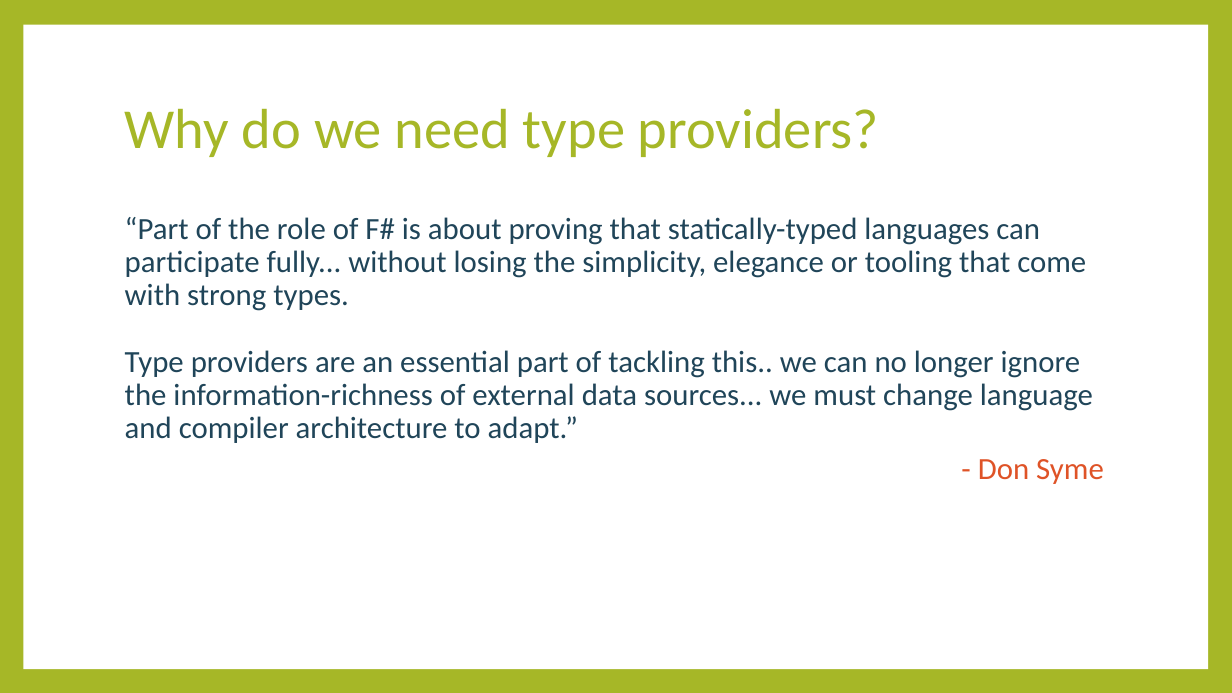
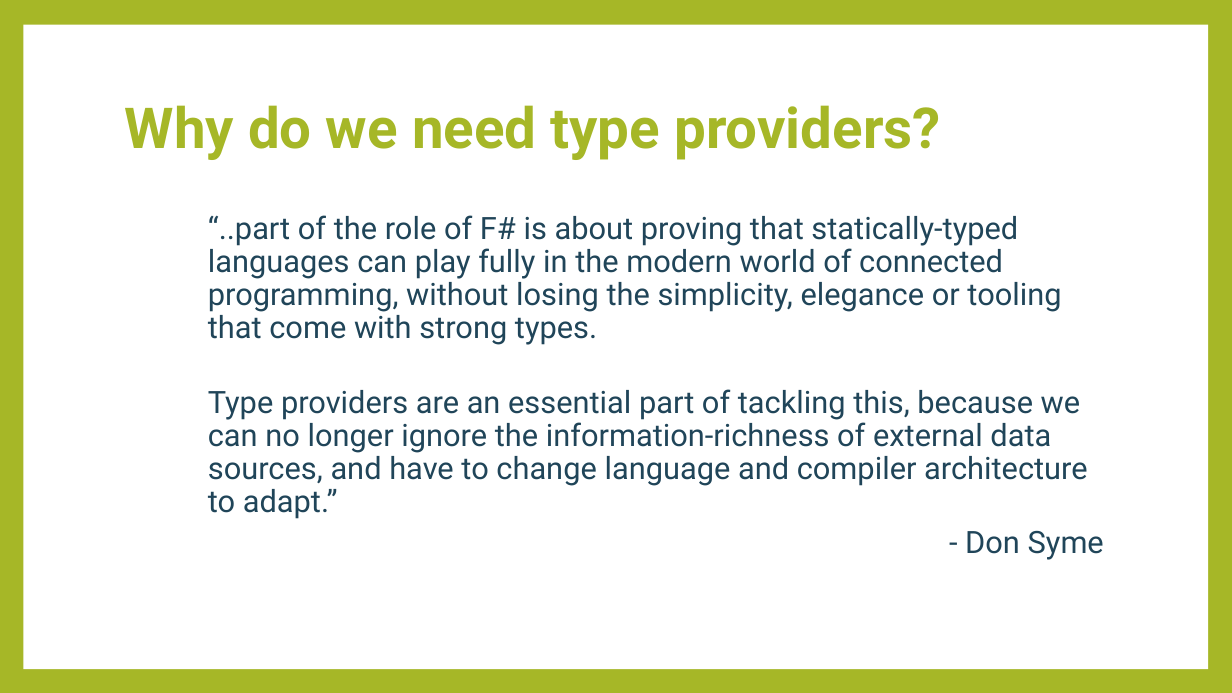
Before and after one commit to rachelblasucci/Current-Talks, a slide deck: slide 3 of Type Providers/Type Providers.pptx. Drawn at 1232x693 pixels with LibreOffice and Linux fonts; fonts in the diff are those of the drawing. Boxes give left, top, right and bottom in pixels: in the first picture for what was removed or moved away, otherwise in the second. Text is boxed around its words. In the diff, an @@ line names an element or a change of style, - is before the commit and + after.

```diff
--- a/Type Providers/Type Providers.pptx
+++ b/Type Providers/Type Providers.pptx
@@ title "Why do we need type ...": place and size @@
-title "Why do we need type ..." at (125, 108, 879, 157)
+title "Why do we need type ..." at (116, 62, 1114, 199)
@@ title "Why do we need type ..." at (116, 62, 1114, 199): font Calibri to Roboto, bold on; fill none to #FFFFFF at 60% opacity; outline none to #FFFFFF 5 pt @@
@@ text at (208, 215, 1088, 519): text changed; font Calibri to Roboto @@
-      “Part of the role of F# is about proving that statically-typed languages can participate fully... without losing the simplicity, elegance or tooling that come with strong types.
-      Type providers are an essential part of tackling this.. we can no longer ignore the information-richness of external data sources... we must change language and compiler architecture to adapt.”
+      “..part of the role of F# is about proving that statically-typed languages can play fully in the modern world of connected programming, without losing the simplicity, elegance or tooling that come with strong types.
+      Type providers are an essential part of tackling this, because we can no longer ignore the information-richness of external data sources, and have to change language and compiler architecture to adapt.”
@@ text at (965, 531, 1104, 560): font Calibri to Roboto, text colour #DF5327 to #20455A in "- Don Syme"; indent changed @@
```
Also in this commit, not shown: 12 other slides changed, 2 slides added, 4 other files.
